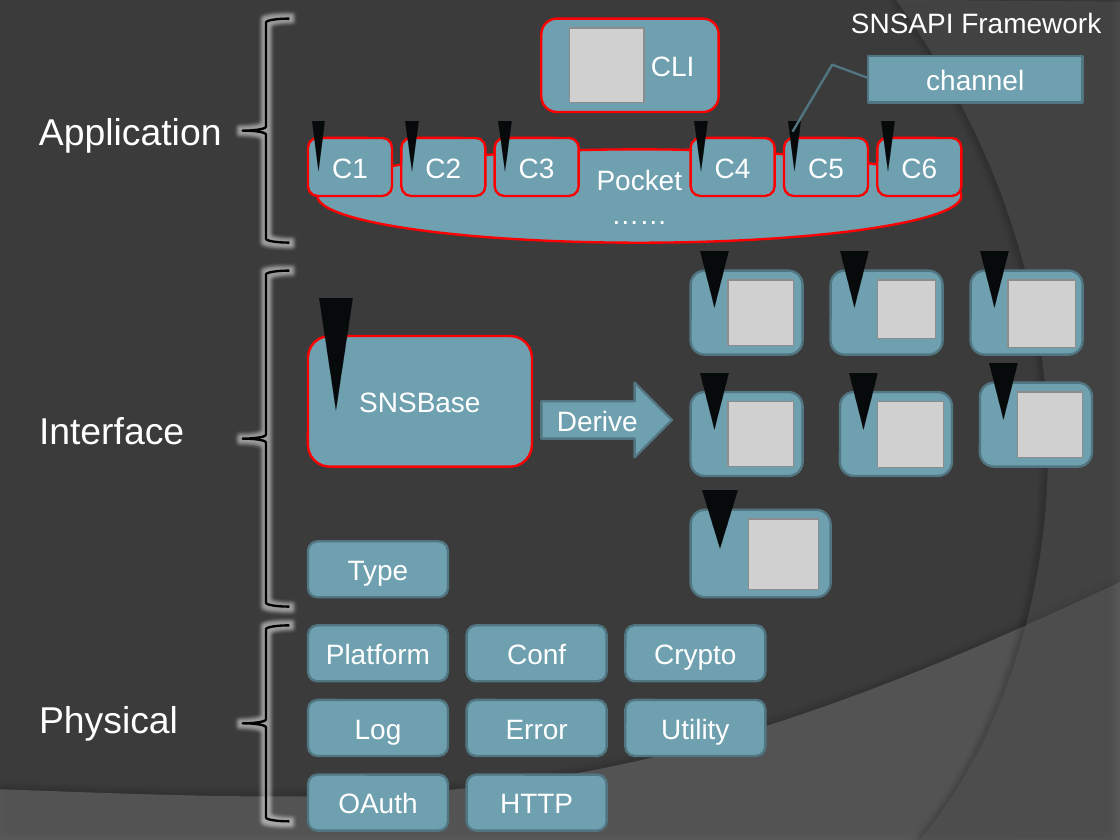
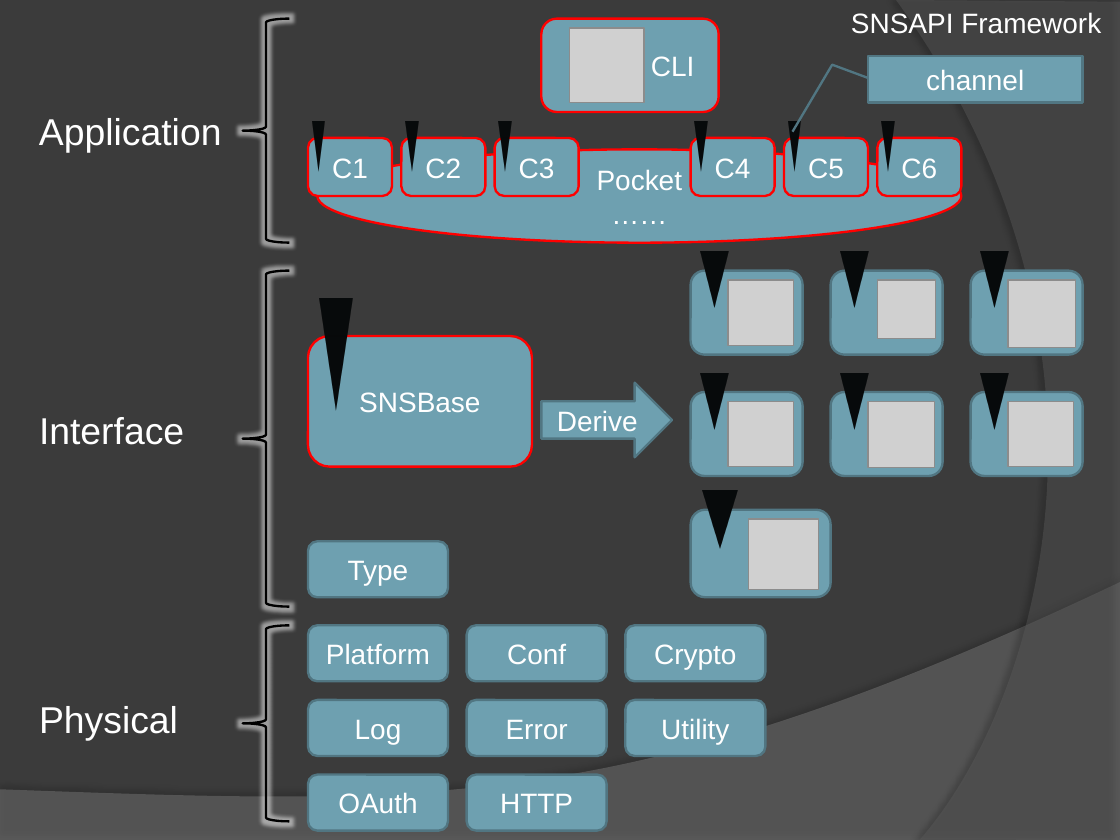
Before and after one commit to hupili/sns-router, a slide deck: slide 4 of report/presentation.pptx. Drawn at 1120x840 pixels with LibreOffice and Linux fonts; fonts in the diff are those of the drawing; grey boxes stand for pictures. Boxes give left, top, right and bottom in pixels: in the first picture for what was removed or moved away, otherwise in the second. Text is boxed around its words. In the diff, an @@ line names an element or a change of style, - is before the commit and + after.

```diff
--- a/report/presentation.pptx
+++ b/report/presentation.pptx
@@ 1 picture, 1 rounded rectangle, 1 triangle: place and size @@
-1 picture, 1 rounded rectangle, 1 triangle at bbox=[840, 373, 952, 476]
+1 picture, 1 rounded rectangle, 1 triangle at bbox=[831, 373, 943, 476]
@@ 1 picture, 1 rounded rectangle, 1 triangle: place and size @@
-1 picture, 1 rounded rectangle, 1 triangle at bbox=[980, 364, 1092, 467]
+1 picture, 1 rounded rectangle, 1 triangle at bbox=[971, 373, 1083, 476]
```
Also in this commit, not shown: 1 other slide changed, 1 other file.
